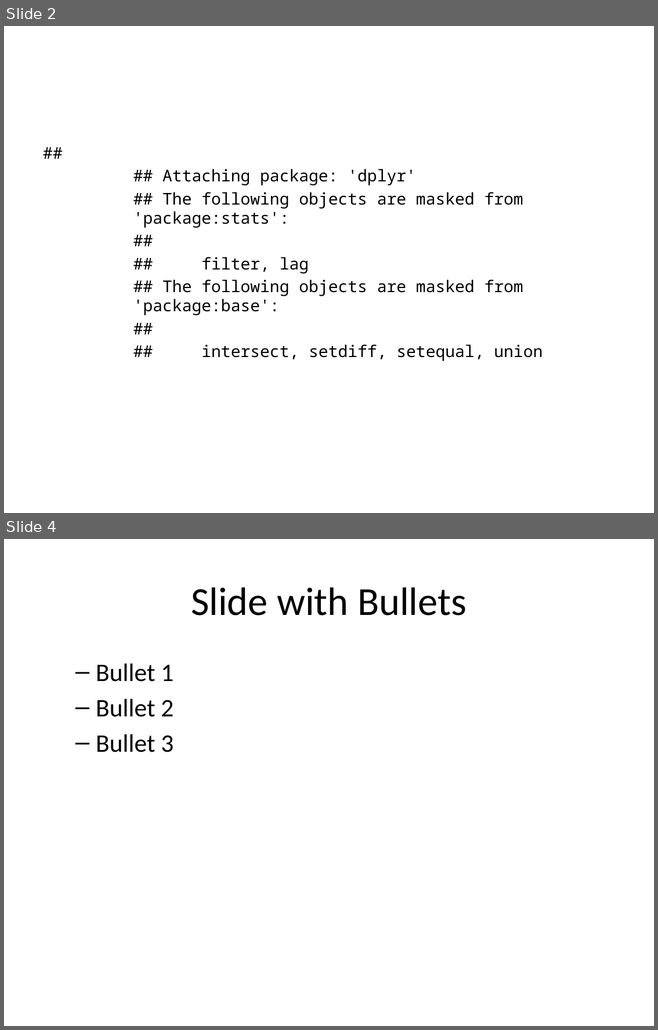
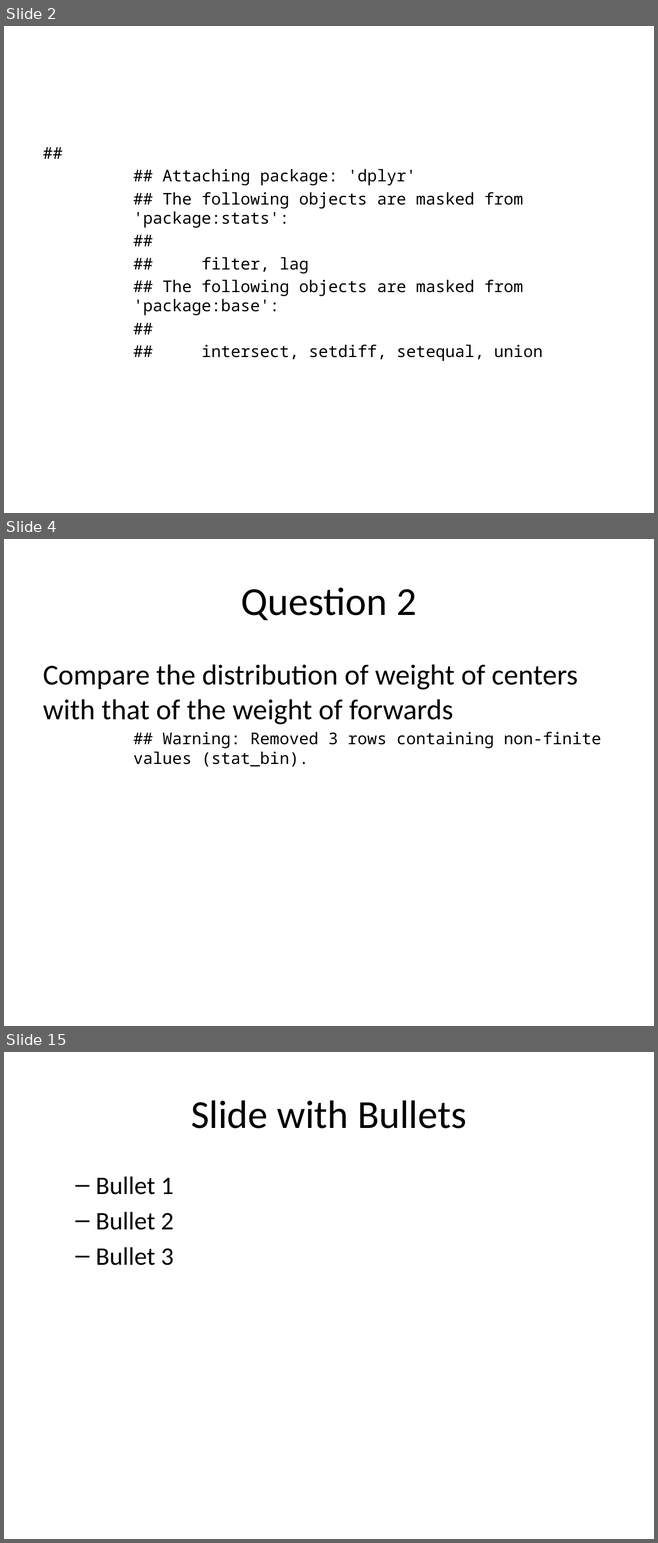
Before and after one commit to rmpalmer/MDS-6306-Doing-Data-Science-Fall-2019, a slide deck: Unit 2/Richard_Palmer_LiveSession_2.pptx. Shown one above the other, each under a label of ours: slides 2 and 4 before the commit, slides 2, 4 and 15 after it; the slides between them are not shown. The pictures are 658x1030 and 658x1543 pixels, drawn with LibreOffice and Linux fonts; fonts in the diff are those of the drawing. Boxes give left, top, right and bottom in pixels: in the first picture for what was removed or moved away, otherwise in the second. Text is boxed around its words. In the diff, an @@ line names an element or a change of style, - is before the commit and + after.

Commit message:
mostly working through question 7

```diff
--- a/Unit 2/Richard_Palmer_LiveSession_2.pptx
+++ b/Unit 2/Richard_Palmer_LiveSession_2.pptx
@@ slide 4 added at (x1=4, y1=539, x2=654, y2=1026), background #FFFFFF @@
@@ title added at (x1=241, y1=587, x2=416, y2=620), 44 pt, text #000000 @@
+Question 2
@@ text added at (x1=43, y1=664, x2=601, y2=767), 32 pt, text #000000 @@
+Compare the distribution of weight of centers with that of the weight of forwards
+## Warning: Removed 3 rows containing non-finite values (stat_bin).
@@ what was slide 4 is now slide 15 @@
```
Also in this commit, not shown: 11 other slides added, 1 slide removed, 1 other file.
